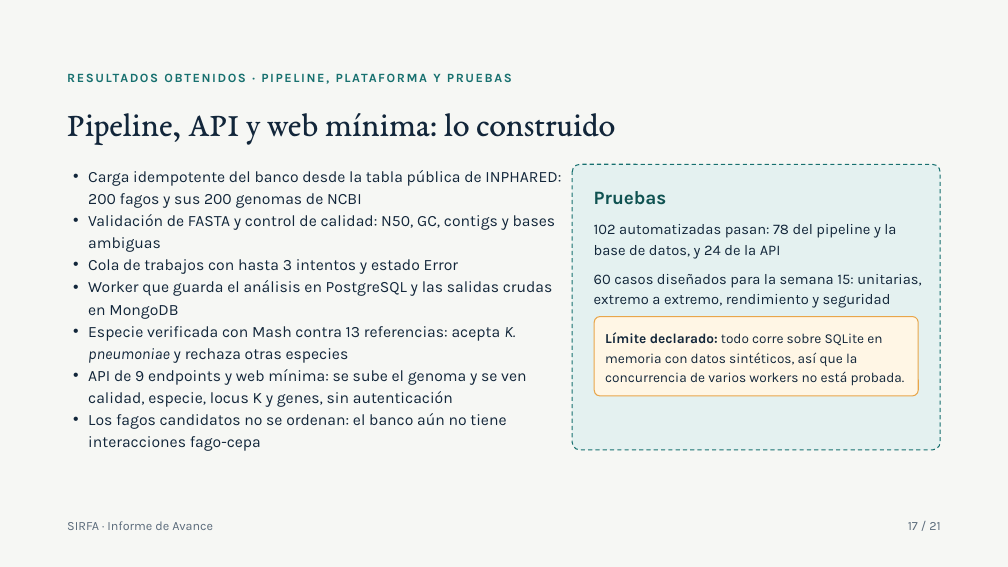
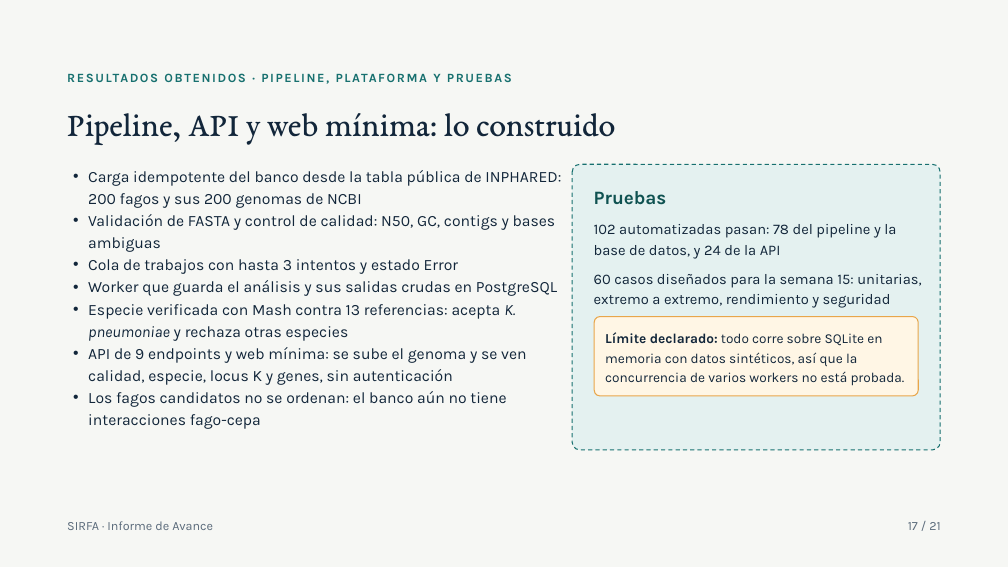
Before and after one commit to johao21/Capstone, a slide deck: slide 17 of Fase 2/Presentacion_SIRFA_Fase2.pptx. Drawn at 1008x567 pixels with LibreOffice and Linux fonts; fonts in the diff are those of the drawing. Boxes give left, top, right and bottom in pixels: in the first picture for what was removed or moved away, otherwise in the second. Text is boxed around its words. In the diff, an @@ line names an element or a change of style, - is before the commit and + after.

Commit message:
Presentaciones y diagramas de arquitectura sin la base documental del diseno original
Presentacion de Fase 1, de Fase 2 y final, y los diagramas de componentes y de despliegue: una sola base de datos (PostgreSQL con JSONB), cuatro servicios.

```diff
--- a/Fase 2/Presentacion_SIRFA_Fase2.pptx
+++ b/Fase 2/Presentacion_SIRFA_Fase2.pptx
@@ text at (88,280,557,296): text changed @@
-• Worker que guarda el análisis en PostgreSQL y las salidas crudas en MongoDB
+• Worker que guarda el análisis y sus salidas crudas en PostgreSQL
```
Also in this commit, not shown: 7 other slides changed, 4 other files.
